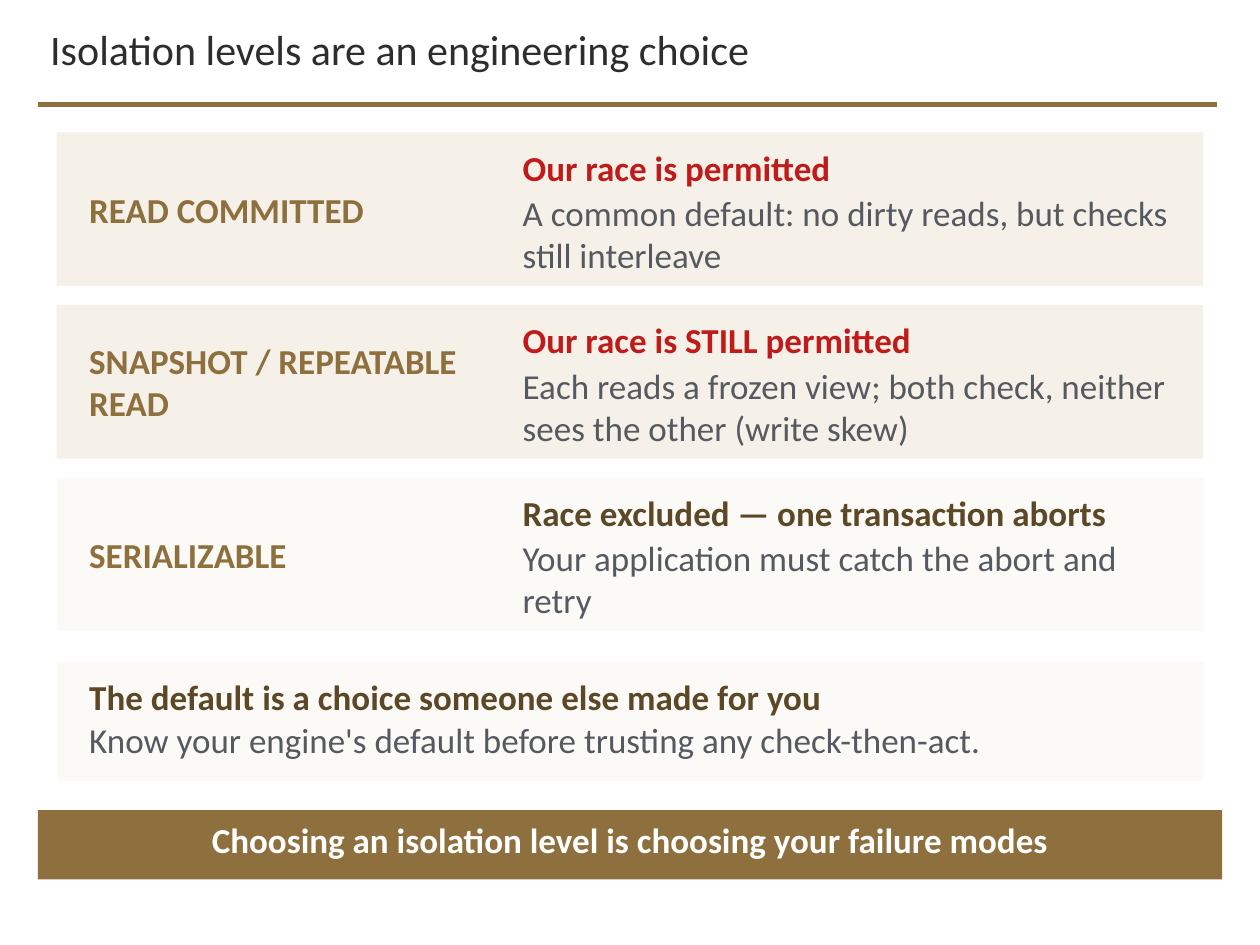
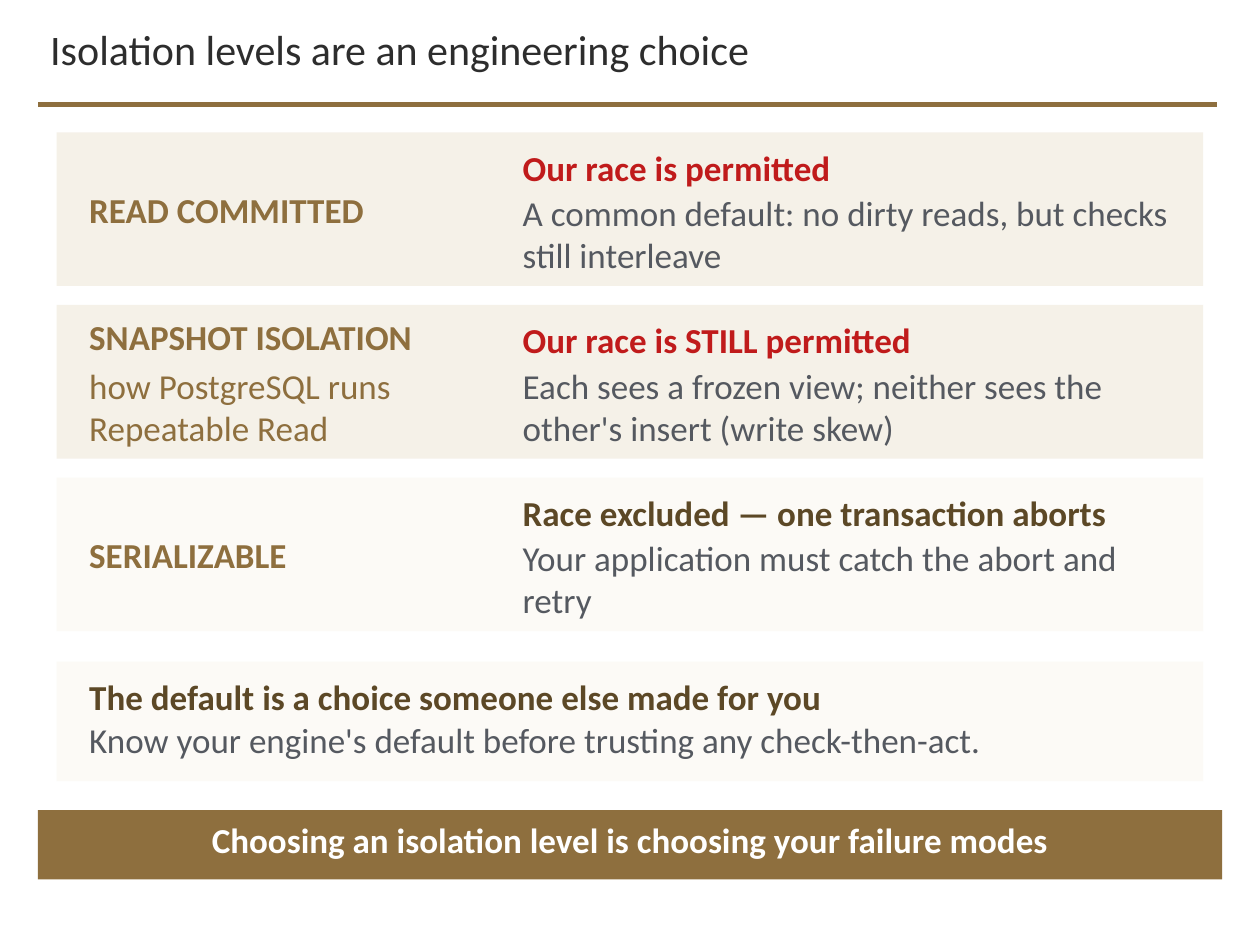
Before and after one commit to davisjam/model-based-agentic-software-engineering, a slide deck: slide 22 of course/lectures/act-3-software-in-the-world/02-compute-environments-and-data-management/3-2-Data-Management.pptx. Drawn at 1260x945 pixels with LibreOffice and Linux fonts; fonts in the diff are those of the drawing; background and template pictures are left out. Boxes give left, top, right and bottom in pixels: in the first picture for what was removed or moved away, otherwise in the second. Text is boxed around its words. In the diff, an @@ line names an element or a change of style, - is before the commit and + after.

```diff
--- a/course/lectures/act-3-software-in-the-world/02-compute-environments-and-data-management/3-2-Data-Management.pptx
+++ b/course/lectures/act-3-software-in-the-world/02-compute-environments-and-data-management/3-2-Data-Management.pptx
@@ text at (x1=89, y1=327, x2=412, y2=447): text changed; bold off @@
-SNAPSHOT / REPEATABLE READ
+SNAPSHOT ISOLATION
+how PostgreSQL runs Repeatable Read
@@ text at (x1=523, y1=374, x2=1102, y2=446): text changed @@
-Each reads a frozen view; both check, neither sees the other (write skew)
+Each sees a frozen view; neither sees the other's insert (write skew)
```
Also in this commit, not shown: 11 other slides changed.
